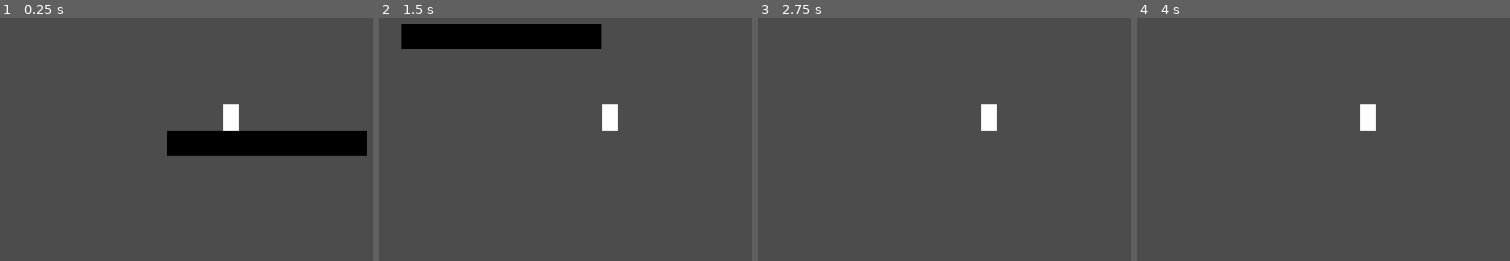
Above: before the commit, frames 1-4 (left to right).
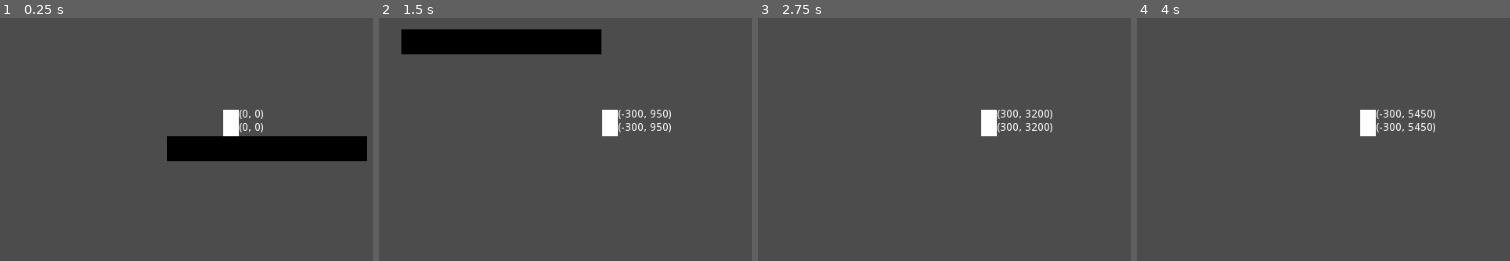
Above: after the commit, the same moments.

Repository: FireSquid6/Poltergeist-Heist
Game: Godot game, scene res://scenes/main.tscn
The game is run twice, just before and just after one commit, with the same random seed, the same clock (stepped at 60 frames per second) and the same inputs.
Inputs:
- Up to frame 1 (0.25 s): no input
- Up to frame 2 (1.5 s): tap Enter at 0.5 s; hold Right (plr_right) 0.53-1.28 s; hold Up (plr_jump) 0.53-1.28 s; hold Left (plr_left) from 1.28 s (still down); tap Up (plr_jump) at 1.35 s
- Up to frame 3 (2.75 s): tap Up (plr_jump) at 1.52, 1.82 s; tap Space at 2 s; release Left (plr_left) at 2.03 s; hold Right (plr_right) from 2.03 s (still down); hold Up (plr_jump) from 2.03 s (still down)
- Up to frame 4 (4 s): tap Enter at 2.75 s; release Up (plr_jump) at 2.78 s; tap Up (plr_jump) at 2.85, 3.02, 3.32 s; tap Space at 3.5 s; release Right (plr_right) at 3.53 s; hold Left (plr_left) from 3.53 s (still down); hold Up (plr_jump) from 3.53 s (still down)

The runs differ from the first frame. In frame 1, 2.6% of the frame differs, in the area x 44-99%, y 35-59%; in frame 2, 3.4%, in the area x 5-79%, y 2-49%; in frame 3, 0.8%; in frame 4, 0.8%.

Commit message:
fix a stupid dumb bug

Diff:
--- a/src/instances/players/player.gd
+++ b/src/instances/players/player.gd
@@ -19,7 +19,6 @@
 onready var jumping = false
 onready var jump_time = 0.2
 onready var jump_spd = 400
-onready var jump_buffered = false
 
 
 func _physics_process(delta):
@@ -51,23 +50,21 @@
 
 
 	# start jump if on floor and pressed
-	if on_floor and (Input.is_action_just_pressed("plr_jump") or jump_buffered):
-		if jump_buffered:
-			print("Jumped using a buffer ")
+	if on_floor and Input.is_action_pressed("plr_jump"):
 		on_jump()
 	# if already jumping
 	elif jumping:
 		if !Input.is_action_pressed("plr_jump"):
 			jumping = false
-
 	# if not on the floor, just fall
 	elif !on_floor:
-		if $JumpBuffer.is_colliding() and Input.is_action_just_pressed("plr_jump"):
-			jump_buffered = true
 		velocity.y += GRV
 
 	# move and get new velocity
-	velocity = move_and_slide(velocity, Vector2.RIGHT)
+	var string = str(velocity)
+	velocity = move_and_slide(velocity, Vector2.UP)
+	string += "\n" + str(velocity)
+	$Label.text = string
 
 
 # called whenever the player jumps
@@ -76,7 +73,6 @@
 
 	jumping = true
 	can_jump = false
-	jump_buffered = false
 
 	$Timers/JumpTime.wait_time = jump_time
 	$Timers/JumpTime.start()
--- a/src/instances/players/player.tscn
+++ b/src/instances/players/player.tscn
@@ -23,14 +23,25 @@
 one_shot = true
 
 [node name="FloorDetector" type="RayCast2D" parent="."]
+position = Vector2( 0, 10 )
 enabled = true
-cast_to = Vector2( 0, 16 )
+cast_to = Vector2( 0, 1 )
 
 [node name="JumpBuffer" type="RayCast2D" parent="."]
 enabled = true
 cast_to = Vector2( 0, 64 )
 
 [node name="Camera2D" type="Camera2D" parent="."]
+position = Vector2( 0, -7 )
 current = true
 
+[node name="Label" type="Label" parent="."]
+margin_left = 10.0
+margin_top = -25.0
+margin_right = 50.0
+margin_bottom = -11.0
+__meta__ = {
+"_edit_use_anchors_": false
+}
+
 [connection signal="timeout" from="Timers/JumpTime" to="." method="_on_JumpTime_timeout"]
